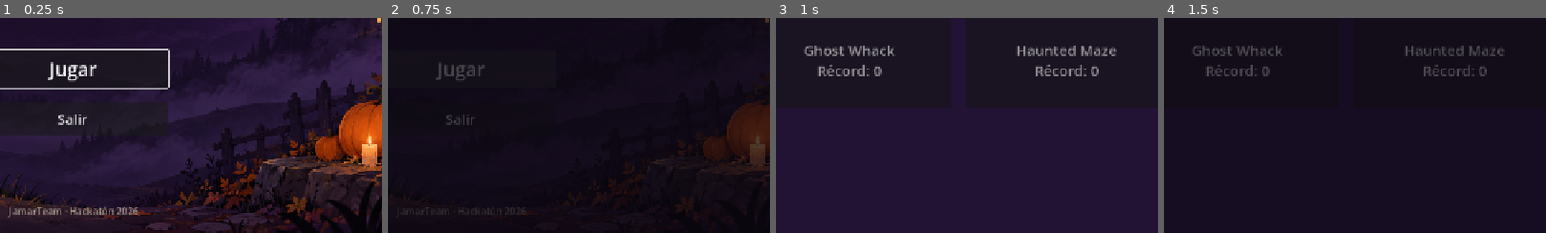
Above: before the commit, frames 1-4 (left to right).
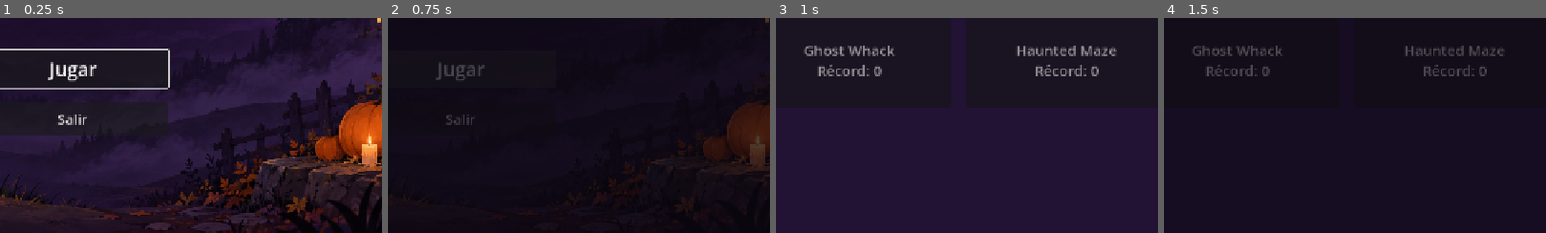
Above: after the commit, the same moments.

Repository: Davin-coder/spooky-world
Game: Godot game, scene res://scenes/main_menu/main_menu.tscn
Same seed, same stepped clock (60 frames per second), same inputs: the game is played once before the commit and once after it.
Inputs (mouse positions are % of the whole screen's width and height, from its top left):
- Up to frame 1 (0.25 s): no input
- Up to frame 2 (0.75 s): click "Jugar" at 0.5 s
- Up to frame 3 (1 s): no input
- Up to frame 4 (1.5 s): tap Enter (ui_accept) at 1.25 s; move the mouse to (72, 45) at 1.27 s; hold D (move_right) from 1.28 s (still down); tap Space (zombie_dash) at 1.35 s; click (72, 45) at 1.42 s
The pictures show only the part of the screen within x 40-90%, y 50-100%; the shares and areas given below are measured in that part.

The runs differ from the first frame. In frame 1, 0.7% of the frame differs, in the area x 2-37%, y 88-93%; in frame 2, less than 0.1%; in frame 3, nothing differs; in frame 4, nothing differs.

Commit message:
main_menu: quita la mención al nombre del equipo
Borra el pie de créditos del menú y la mención en project.godot, README
y AGENTS.

Co-Authored-By: Claude Opus 5.5 (1M context) <noreply@anthropic.com>

Diff:
--- a/project.godot
+++ b/project.godot
@@ -11,7 +11,7 @@
 [application]
 
 config/name="Spooky World"
-config/description="Colección de minijuegos de Halloween. Hackatón JamarTeam."
+config/description="Colección de minijuegos de Halloween hecha en una hackatón de 6 horas."
 run/main_scene="res://scenes/main_menu/main_menu.tscn"
 config/features=PackedStringArray("4.7", "GL Compatibility")
 config/icon="res://icon.svg"
--- a/scenes/main_menu/main_menu.tscn
+++ b/scenes/main_menu/main_menu.tscn
@@ -71,21 +71,3 @@
 size_flags_horizontal = 4
 theme_override_font_sizes/font_size = 24
 text = "Salir"
-
-[node name="Credits" type="Label" parent="."]
-layout_mode = 1
-anchors_preset = 7
-anchor_left = 0.5
-anchor_top = 1.0
-anchor_right = 0.5
-anchor_bottom = 1.0
-offset_left = -320.0
-offset_top = -48.0
-offset_right = 320.0
-offset_bottom = -16.0
-grow_horizontal = 2
-grow_vertical = 0
-theme_override_colors/font_color = Color(0.94902, 0.917647, 0.827451, 0.6)
-theme_override_font_sizes/font_size = 16
-text = "JamarTeam · Hackatón 2026"
-horizontal_alignment = 1
Not shown, changed: AGENTS.md
Not shown, changed: README.md
